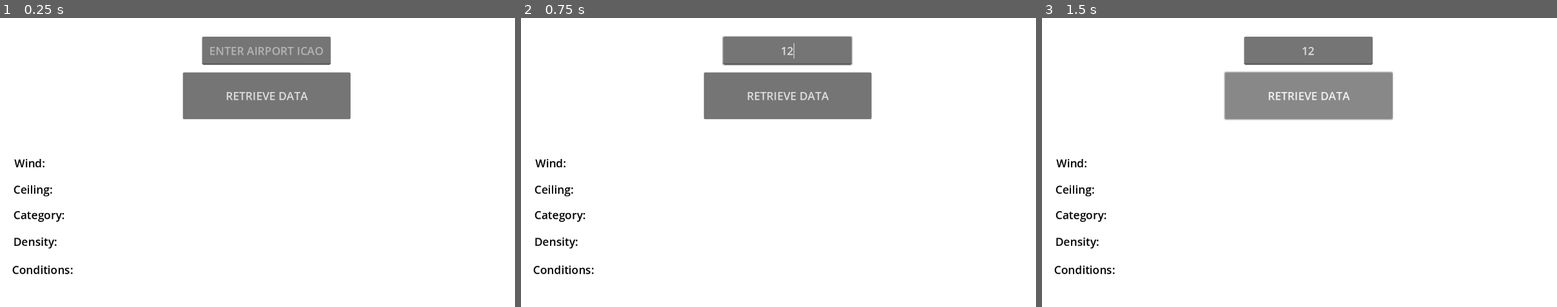
Above: before the commit, frames 1-3 (left to right).
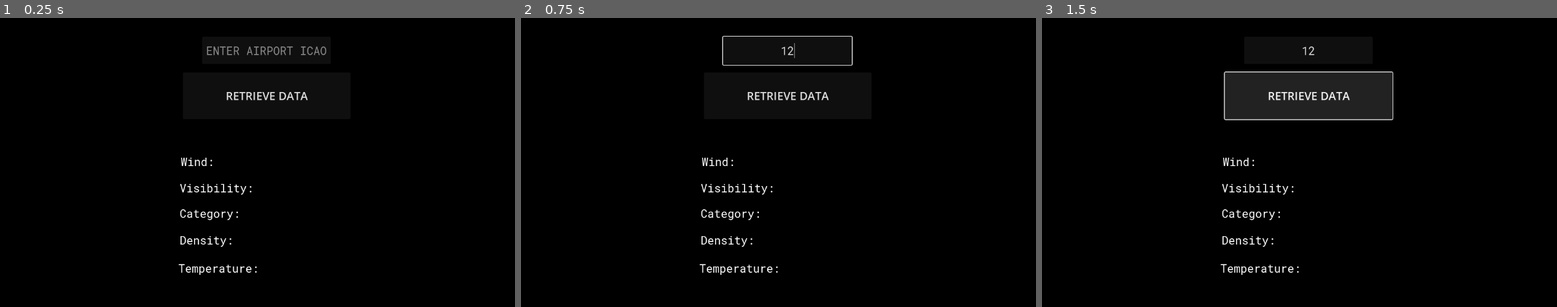
Above: after the commit, the same moments.

Repository: FireEntity1/open-metar
Game: Godot game, scene res://main.tscn
The game is run twice, just before and just after one commit, with the same random seed, the same clock (stepped at 60 frames per second) and the same inputs. The project has no main scene, so this scene is started directly.
Inputs (mouse positions are in pixels of both pictures, inside the frame that each line leads up to):
- Up to frame 1 (0.25 s): no input
- Up to frame 2 (0.75 s): click (788, 49) at 0.52 s; type "12" at 0.6 s
- Up to frame 3 (1.5 s): click "RETRIEVE DATA" at 1.25 s

The runs differ from the first frame. In frame 1, 99% of the frame differs, in the area x 0-100%, y 0-100%; in frame 2, 99%; in frame 3, 99%.

Commit message:
Airport compatibility + UI

Diff:
--- a/api_call.gd
+++ b/api_call.gd
@@ -13,12 +13,13 @@
 
 func _on_http_request_request_completed(result, response_code, headers, body):
 	var json = JSON.parse_string(body.get_string_from_utf8())
-
+	print(str(json))
+	$airport.text = json["data"][0]["station"]["name"]
 	$density.text = "Density: " + str(json["data"][0]["barometer"]["hg"]) + "hg"
-	$ceiling.text = "Ceiling: " + str(json["data"][0]["ceiling"]["feet"]) + "ft"
-	$conditions.text = "Conditions: " + json["data"][0]["conditions"][0]["text"]
+	$visibility.text = "Ceiling: " + str(json["data"][0]["visibility"]["meters"]) + " metres"
+	$temperature.text = "Temperature: " + str(json["data"][0]["temperature"]["celsius"]) + " degrees Celsius"
+	print(str(json["data"][0]))
 	$category.text = "Category: " + json["data"][0]["flight_category"]
-	#print(json["data"][0]["name"])
 	$wind.text = "Wind: " + str(json["data"][0]["wind"]["degrees"]) + " degrees @ " + str(json["data"][0]["wind"]["speed_kts"]) + "kts"
 func _on_call_button_up():
 	if code.length() == 4:
--- a/main.tres
+++ b/main.tres
@@ -1,4 +1,10 @@
-[gd_resource type="Theme" format=3 uid="uid://bhbyugaxxy1ue"]
+[gd_resource type="Theme" load_steps=2 format=3 uid="uid://bhbyugaxxy1ue"]
+
+[ext_resource type="FontFile" uid="uid://dh553g6xrpsod" path="res://RobotoMono-VariableFont_wght.ttf" id="1_cqh6w"]
 
 [resource]
 default_font_size = 25
+Label/colors/font_color = Color(1, 1, 1, 1)
+Label/fonts/font = ExtResource("1_cqh6w")
+LineEdit/fonts/font = ExtResource("1_cqh6w")
+TextEdit/fonts/font = ExtResource("1_cqh6w")
--- a/main.tscn
+++ b/main.tscn
@@ -9,6 +9,7 @@
 [node name="bg" type="ColorRect" parent="."]
 offset_right = 1153.0
 offset_bottom = 649.0
+color = Color(0, 0, 0, 1)
 
 [node name="LineEdit" type="LineEdit" parent="."]
 offset_left = 452.0
@@ -30,48 +31,51 @@
 text = "RETRIEVE DATA"
 
 [node name="wind" type="Label" parent="."]
-offset_left = 32.0
-offset_top = 308.0
-offset_right = 248.0
-offset_bottom = 350.0
+offset_left = 404.0
+offset_top = 305.0
+offset_right = 620.0
+offset_bottom = 347.0
 theme = ExtResource("1_51gjn")
-theme_override_colors/font_color = Color(0, 0, 0, 1)
 text = "Wind:"
 
-[node name="conditions" type="Label" parent="."]
-offset_left = 27.0
-offset_top = 547.0
-offset_right = 243.0
-offset_bottom = 589.0
+[node name="airport" type="Label" parent="."]
+offset_left = 247.0
+offset_top = 236.0
+offset_right = 955.0
+offset_bottom = 278.0
 theme = ExtResource("1_51gjn")
-theme_override_colors/font_color = Color(0, 0, 0, 1)
-text = "Conditions:"
+horizontal_alignment = 1
 
-[node name="ceiling" type="Label" parent="."]
-offset_left = 30.0
-offset_top = 367.0
-offset_right = 246.0
-offset_bottom = 409.0
+[node name="temperature" type="Label" parent="."]
+offset_left = 399.0
+offset_top = 544.0
+offset_right = 615.0
+offset_bottom = 586.0
 theme = ExtResource("1_51gjn")
-theme_override_colors/font_color = Color(0, 0, 0, 1)
-text = "Ceiling:"
+text = "Temperature:"
+
+[node name="visibility" type="Label" parent="."]
+offset_left = 402.0
+offset_top = 364.0
+offset_right = 618.0
+offset_bottom = 406.0
+theme = ExtResource("1_51gjn")
+text = "Visibility:"
 
 [node name="category" type="Label" parent="."]
-offset_left = 30.0
-offset_top = 424.0
-offset_right = 246.0
-offset_bottom = 466.0
+offset_left = 402.0
+offset_top = 421.0
+offset_right = 618.0
+offset_bottom = 463.0
 theme = ExtResource("1_51gjn")
-theme_override_colors/font_color = Color(0, 0, 0, 1)
 text = "Category:"
 
 [node name="density" type="Label" parent="."]
-offset_left = 30.0
-offset_top = 484.0
-offset_right = 246.0
-offset_bottom = 526.0
+offset_left = 402.0
+offset_top = 481.0
+offset_right = 618.0
+offset_bottom = 523.0
 theme = ExtResource("1_51gjn")
-theme_override_colors/font_color = Color(0, 0, 0, 1)
 text = "Density:"
 
 [connection signal="request_completed" from="HTTPRequest" to="." method="_on_http_request_request_completed"]
Binary file added: RobotoMono-VariableFont_wght.ttf
Not shown, added: RobotoMono-VariableFont_wght.ttf.import
